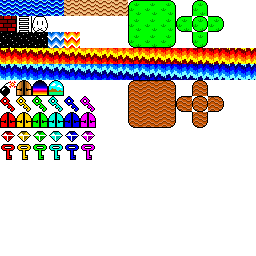
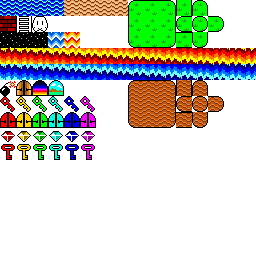
Two versions of the same layered image (w=256, h=256). Layer-by-layer changes:
painted on "Tiles" over left=176, top=0, right=192, bottom=128
